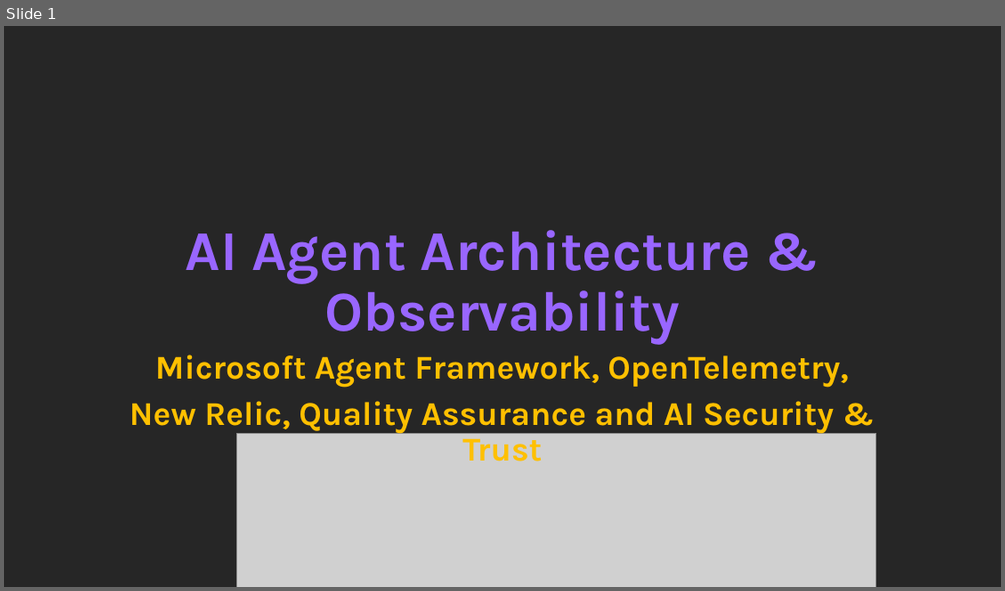
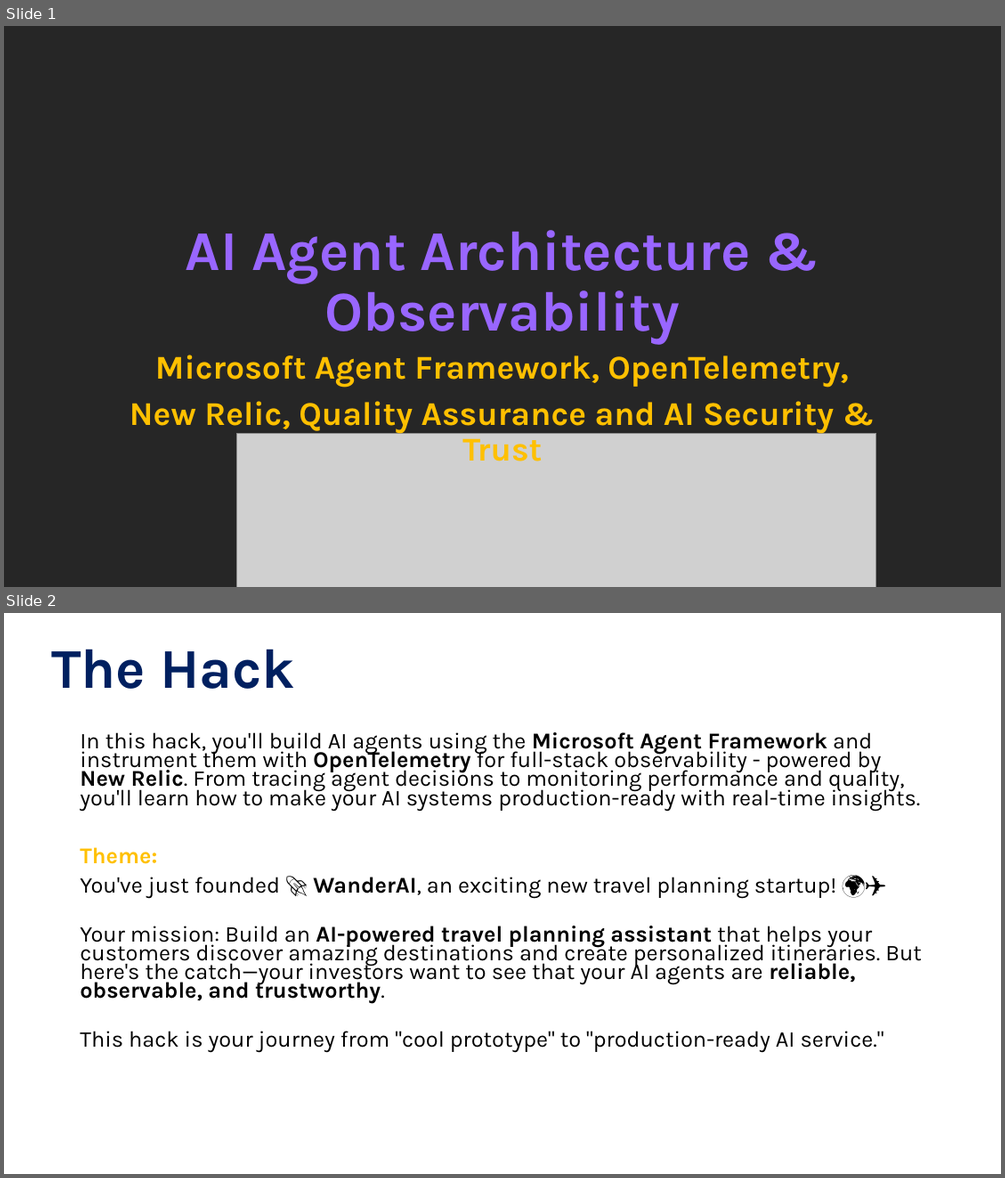
Before and after one commit to microsoft/WhatTheHack, a slide deck: 073-AgentFrameworkObservabilityWithNewRelic/Coach/Lectures.pptx. Shown one above the other, each under a label of ours: slide 1 before the commit, slides 1 and 2 after it. The pictures are 1005x591 and 1005x1178 pixels, drawn with LibreOffice and Linux fonts; fonts in the diff are those of the drawing; grey boxes stand for pictures; background and template pictures are left out. Boxes give left, top, right and bottom in pixels: in the first picture for what was removed or moved away, otherwise in the second. Text is boxed around its words. In the diff, an @@ line names an element or a change of style, - is before the commit and + after.

```diff
--- a/073-AgentFrameworkObservabilityWithNewRelic/Coach/Lectures.pptx
+++ b/073-AgentFrameworkObservabilityWithNewRelic/Coach/Lectures.pptx
@@ slide 2 added at box(4, 613, 1001, 1174), background #FFFFFF @@
@@ title added at box(51, 649, 295, 689), 54 pt, text #002060, bold @@
+The Hack
@@ text added at box(80, 732, 922, 1052), 21.7 pt, text #000000 @@
+In this hack, you'll build AI agents using the Microsoft Agent Framework and instrument them with OpenTelemetry for full-stack observability - powered by New Relic. From tracing agent decisions to monitoring performance and quality, you'll learn how to make your AI systems production-ready with real-time insights.
+Theme:
+You've just founded 🚀 WanderAI, an exciting new travel planning startup! 🌍✈️
+Your mission: Build an AI-powered travel planning assistant that helps your customers discover amazing destinations and create personalized itineraries. But here's the catch—your investors want to see that your AI agents are reliable, observable, and trustworthy.
+This hack is your journey from "cool prototype" to "production-ready AI service."
```
Also in this commit, not shown: 3 slides changed, 4 other slides added, 1 other file.
